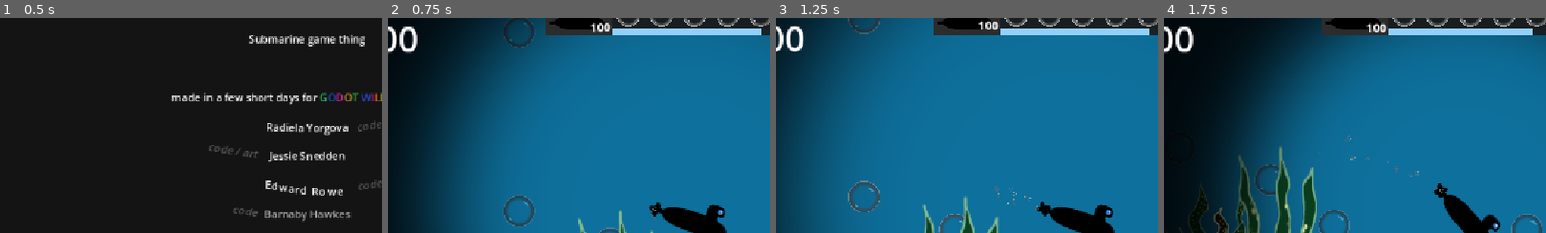
Above: before the commit, frames 1-4 (left to right).
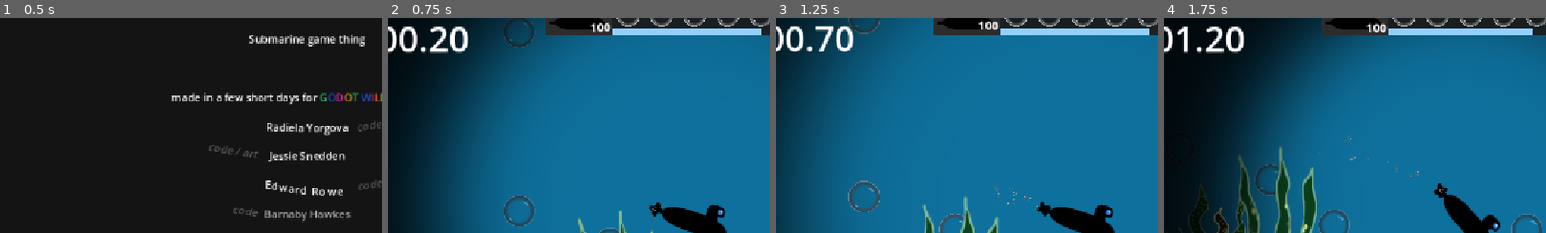
Above: after the commit, the same moments.

Repository: EddieRowe/godot-wild-jam-82
Game: Godot game, scene res://levels/splash.tscn
Two runs of this game, one before a commit and one after it. Both use one fixed random seed, a clock stepped at 60 frames per second and the inputs below.
Inputs:
- Up to frame 1 (0.5 s): no input
- Up to frame 2 (0.75 s): tap Space at 0.5 s; hold Right (ui_right) from 0.53 s (still down); hold Enter (ui_accept) from 0.53 s (still down)
- Up to frame 3 (1.25 s): keep holding Right (ui_right); keep holding Enter (ui_accept)
- Up to frame 4 (1.75 s): release Right (ui_right) at 1.28 s; release Enter (ui_accept) at 1.28 s; hold Down (ui_down) from 1.28 s (still down); tap Enter (ui_accept) at 1.35, 1.52 s
The pictures show only the part of the screen within x 10-60%, y 4-54%; the shares and areas given below are measured in that part.

Frame 1 is identical in both runs. In frame 2, 0.8% of the frame differs, in the area x 8-21%, y 4-17%; in frame 3, 0.6%; in frame 4, 1.2%, in the area x 2-21%, y 4-17%.
Error before the commit: Parse Error: Used space character for indentation instead of tab as used before in the file. (res://prefabs/finish_line.gd:22)

Commit message:
fix jellyfish level 2

Diff:
--- a/levels/level_2.tscn
+++ b/levels/level_2.tscn
@@ -1071,33 +1071,43 @@
 
 [node name="JellyfishTiny2Moving" parent="EnemiesNode2D" groups=["Jellyfish"] instance=ExtResource("31_4xp61")]
 position = Vector2(2898, 422)
+movement_animation_name = "jellyfish_tiny2_move"
 
 [node name="JellyfishTiny2Moving2" parent="EnemiesNode2D" groups=["Jellyfish"] instance=ExtResource("31_4xp61")]
 position = Vector2(3046, 339)
+movement_animation_name = "jellyfish_tiny2_move"
 
 [node name="JellyfishTinyMoving" parent="EnemiesNode2D" groups=["Jellyfish"] instance=ExtResource("32_4yoxl")]
 position = Vector2(4676, 641)
+movement_animation_name = "jellyfish_tiny_move"
 
 [node name="JellyfishTiny2Moving3" parent="EnemiesNode2D" groups=["Jellyfish"] instance=ExtResource("31_4xp61")]
 position = Vector2(5011, 507)
+movement_animation_name = "jellyfish_tiny2_move"
 
 [node name="JellyfishTiny2Moving4" parent="EnemiesNode2D" groups=["Jellyfish"] instance=ExtResource("31_4xp61")]
 position = Vector2(9160, 467)
+movement_animation_name = "jellyfish_tiny2_move"
 
 [node name="JellyfishTinyMoving2" parent="EnemiesNode2D" groups=["Jellyfish"] instance=ExtResource("32_4yoxl")]
 position = Vector2(9358, 646)
+movement_animation_name = "jellyfish_tiny_move"
 
 [node name="JellyfishTinyMoving3" parent="EnemiesNode2D" groups=["Jellyfish"] instance=ExtResource("32_4yoxl")]
 position = Vector2(13297, 523)
+movement_animation_name = "jellyfish_tiny_move"
 
 [node name="JellyfishTiny2Moving5" parent="EnemiesNode2D" groups=["Jellyfish"] instance=ExtResource("31_4xp61")]
 position = Vector2(13545, 644)
+movement_animation_name = "jellyfish_tiny2_move"
 
 [node name="JellyfishTinyMoving4" parent="EnemiesNode2D" groups=["Jellyfish"] instance=ExtResource("32_4yoxl")]
 position = Vector2(17583, 537)
+movement_animation_name = "jellyfish_tiny_move"
 
 [node name="JellyfishTiny2Moving6" parent="EnemiesNode2D" groups=["Jellyfish"] instance=ExtResource("31_4xp61")]
 position = Vector2(17785, 587)
+movement_animation_name = "jellyfish_tiny2_move"
 
 [node name="FinishLine" parent="." instance=ExtResource("33_4yoxl")]
 position = Vector2(24995, -90)
--- a/levels/level_3.tscn
+++ b/levels/level_3.tscn
@@ -107,7 +107,7 @@
 script = ExtResource("5_8l0e1")
 
 [node name="CollisionShape2D" type="CollisionShape2D" parent="Boundaries/BOUNDARYRigidBody2D2"]
-position = Vector2(10226, 296)
+position = Vector2(10226, 304)
 shape = SubResource("RectangleShape2D_ofchu")
 
 [node name="ColorRect2" type="ColorRect" parent="Boundaries/BOUNDARYRigidBody2D2"]
--- a/prefabs/finish_line.gd
+++ b/prefabs/finish_line.gd
@@ -21,9 +21,8 @@
 		player.energy._recharge(player.energy.BATTERY_MAX)
 		player.oxygen._refill_oxygen()
 
-    finished_level.emit()
+		finished_level.emit()
 		finished = true
-
 
 func _input(event: InputEvent) -> void:
 	if finished:
--- a/prefabs/jellyfish_pink.tscn
+++ b/prefabs/jellyfish_pink.tscn
@@ -45,14 +45,12 @@
 &"jellyfish_tiny2_move": SubResource("Animation_8r6fa")
 }
 
-
 [sub_resource type="CapsuleShape2D" id="CapsuleShape2D_gk2ab"]
 radius = 80.0
 height = 354.021
 
 [node name="JellyfishPink" type="RigidBody2D" node_paths=PackedStringArray("animation_player")]
 gravity_scale = 0.0
-
 continuous_cd = 1
 contact_monitor = true
 max_contacts_reported = 3
Not shown: 1 places in prefabs/Player.tscn that only renumber resources
